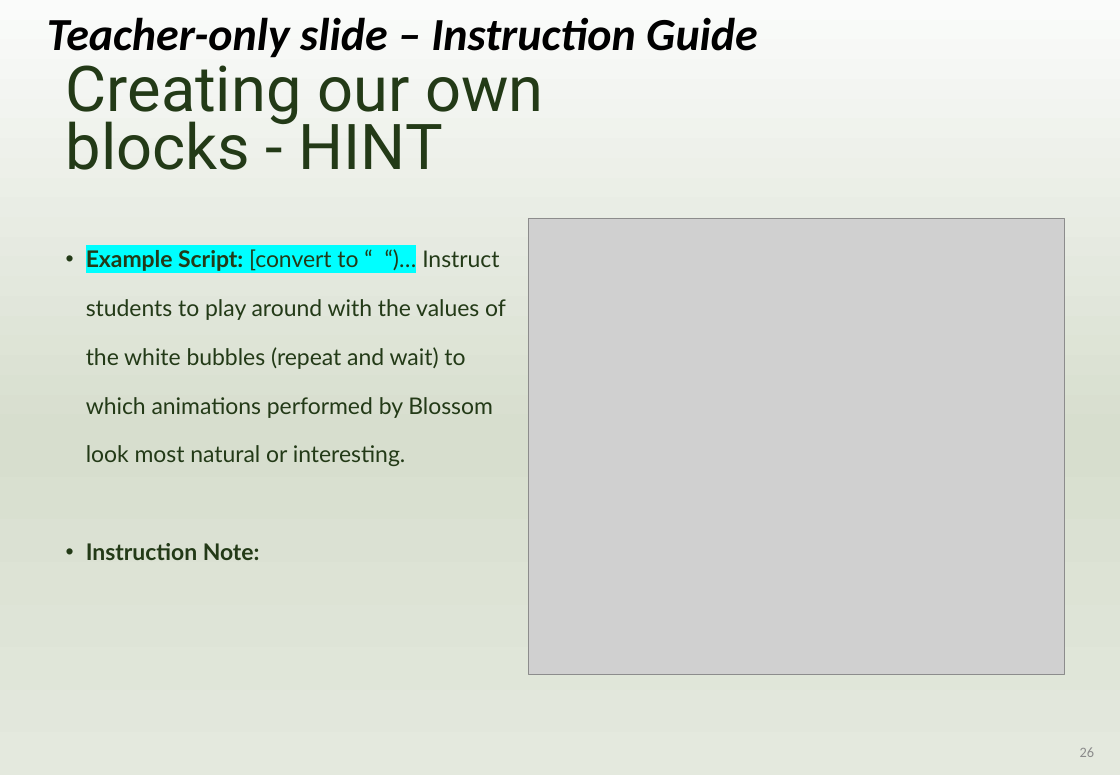
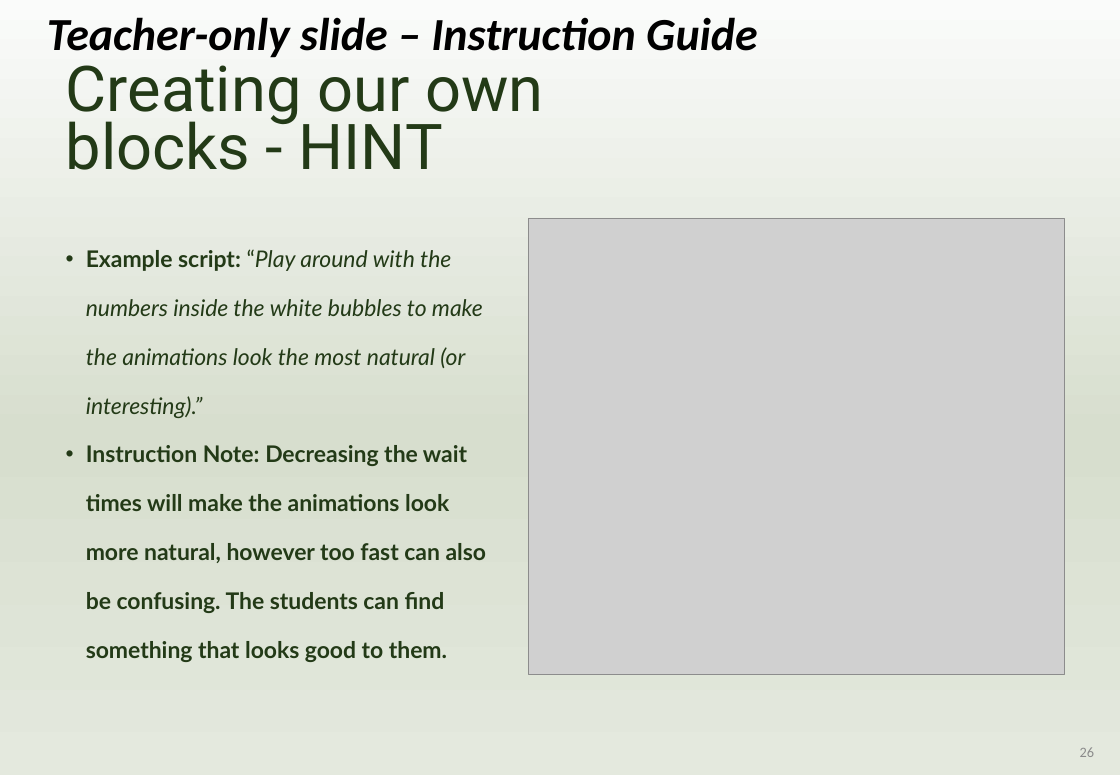
Before and after one commit to OutbackRobots/Outback-Robots-Hub, a slide deck: slide 26 of assets/slides/OutbackRobots_Lesson3_Slides_Coding_Blossom.pptx. Drawn at 1120x775 pixels with LibreOffice and Linux fonts; fonts in the diff are those of the drawing; grey boxes stand for pictures; background and template pictures are left out. Boxes give left, top, right and bottom in pixels: in the first picture for what was removed or moved away, otherwise in the second. Text is boxed around its words. In the diff, an @@ line names an element or a change of style, - is before the commit and + after.

```diff
--- a/assets/slides/OutbackRobots_Lesson3_Slides_Coding_Blossom.pptx
+++ b/assets/slides/OutbackRobots_Lesson3_Slides_Coding_Blossom.pptx
@@ text at (86,249,487,662): text changed; bold on @@
-• Example Script: [convert to “ “)… Instruct students to play around with the values of the white bubbles (repeat and wait) to which animations performed by Blossom look most natural or interesting.
-• Instruction Note:
+• Example script: “Play around with the numbers inside the white bubbles to make the animations look the most natural (or interesting).”
+• Instruction Note: Decreasing the wait times will make the animations look more natural, however too fast can also be confusing. The students can find something that looks good to them.
```
Also in this commit, not shown: 6 other slides changed, 1 slide removed, 1 other file.
